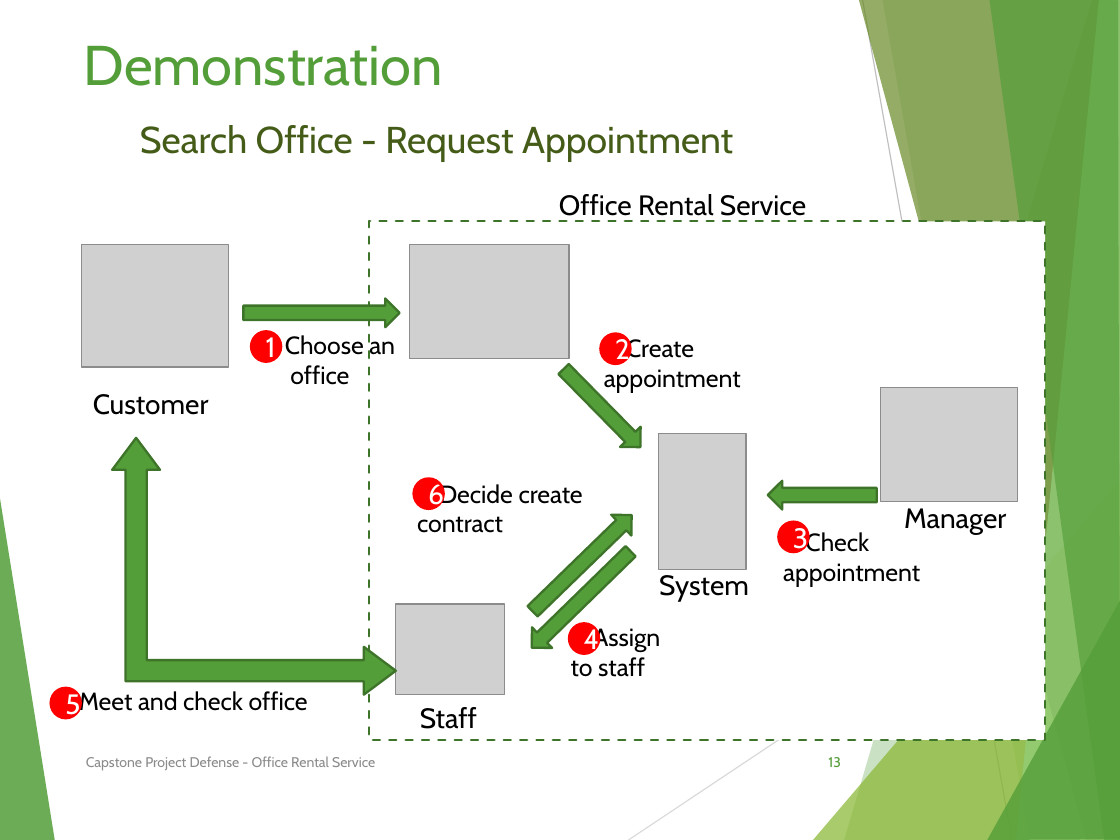
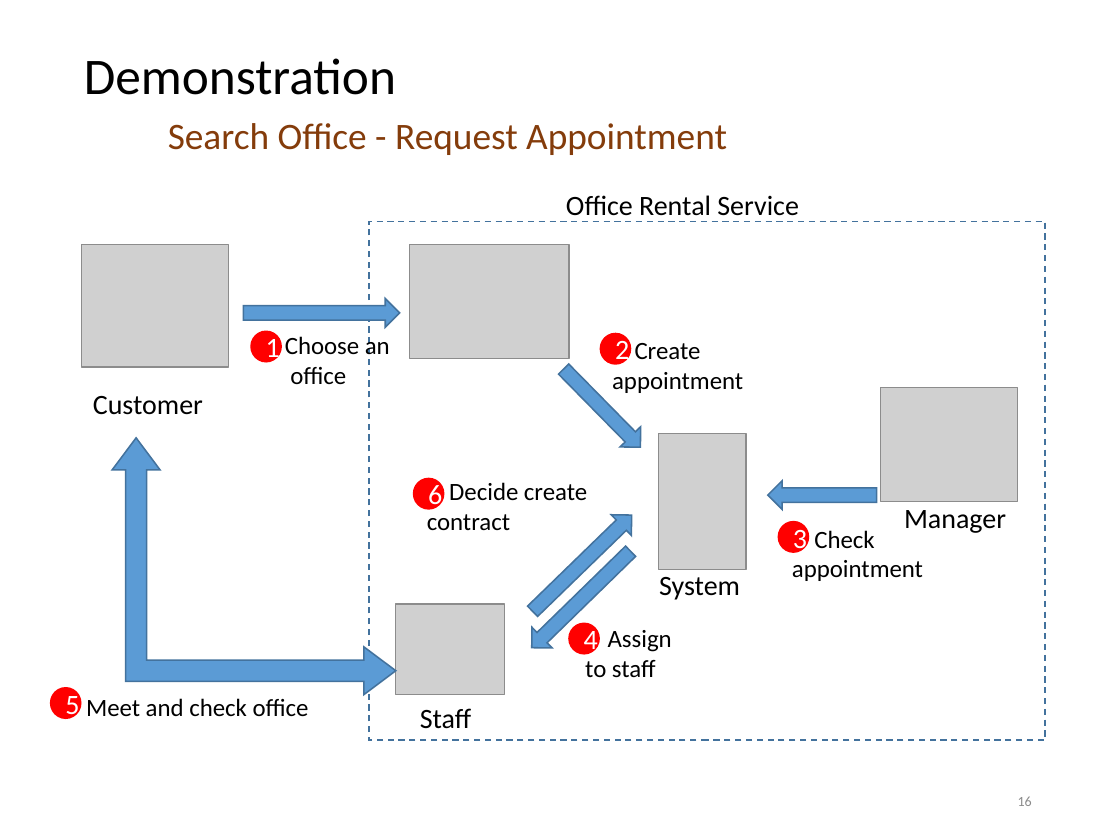
Before and after one commit to tienlx93/capstone-ors, a slide deck: slide 16 of doc/SlidePresentation 2 v3.pptx (slide 13 before the commit). Drawn at 1120x840 pixels with LibreOffice and Linux fonts; fonts in the diff are those of the drawing; grey boxes stand for pictures. Boxes give left, top, right and bottom in pixels: in the first picture for what was removed or moved away, otherwise in the second. Text is boxed around its words. In the diff, an @@ line names an element or a change of style, - is before the commit and + after.

```diff
--- a/doc/SlidePresentation 2 v3.pptx
+++ b/doc/SlidePresentation 2 v3.pptx
@@ title "Demonstration Search Office - Request ..." at [84, 58, 727, 155]: size 36 to 33 pt, text colour #549E39 to #000000 in "Demonstration"; font Cabin to Calibri; text colour #455C19 to #843C0B in "Search Office - Request Appointment"; line spacing 1 to 0.9; vertical alignment top to middle @@
@@ rectangle at [370, 222, 1046, 740]: outline #3E752A 1.5 pt dashed to #43739E 1 pt dashed @@
@@ text "Create appointment": place and size @@
-text "Create appointment" at [604, 337, 741, 392]
+text "Create appointment" at [612, 343, 743, 393]
@@ font Cabin to Calibri; outline #FF0000 1.5 pt to #FF0000 1 pt in 6 elements at [251, 332, 281, 362], [600, 334, 631, 364], [778, 522, 809, 552], [569, 624, 599, 654], [50, 688, 81, 718], [413, 478, 444, 508] @@
@@ font Cabin to Calibri in 11 elements at [93, 396, 203, 415], [566, 195, 799, 222], [285, 336, 390, 384], [659, 577, 740, 600], [904, 510, 1006, 533], [420, 708, 471, 729], [612, 343, 743, 393], [86, 698, 309, 716], [792, 530, 923, 581], [585, 630, 672, 678], [427, 482, 587, 530] @@
@@ text "Decide create contract": place and size @@
-text "Decide create contract" at [417, 482, 583, 533]
+text "Decide create contract" at [427, 482, 587, 530]
@@ fill #549E39 to #5B9BD5; outline #3E752A 1.5 pt to #43739E 1 pt in 6 elements at [243, 299, 400, 328], [554, 359, 651, 458], [768, 480, 877, 510], [521, 541, 640, 658], [112, 438, 395, 694], [522, 505, 641, 622] @@
@@ text "Check appointment": place and size @@
-text "Check appointment" at [783, 531, 920, 587]
+text "Check appointment" at [792, 530, 923, 581]
@@ group removed at [0, 0, 1120, 840]: 8 freeform shapes, 2 lines @@
@@ text "Assign": place and size @@
-text "Assign" at [571, 626, 660, 677]
+text "Assign" at [585, 630, 672, 678]
@@ text removed at [86, 756, 375, 771] @@
-Capstone Project Defense - Office Rental Service
@@ page number removed at [828, 757, 841, 767] @@
-13
@@ page number added at [1018, 796, 1032, 806], 9 pt, text #8C8C8C @@
+16
```
Also in this commit, not shown: 34 other slides changed, 5 slides added, 2 slides removed.
